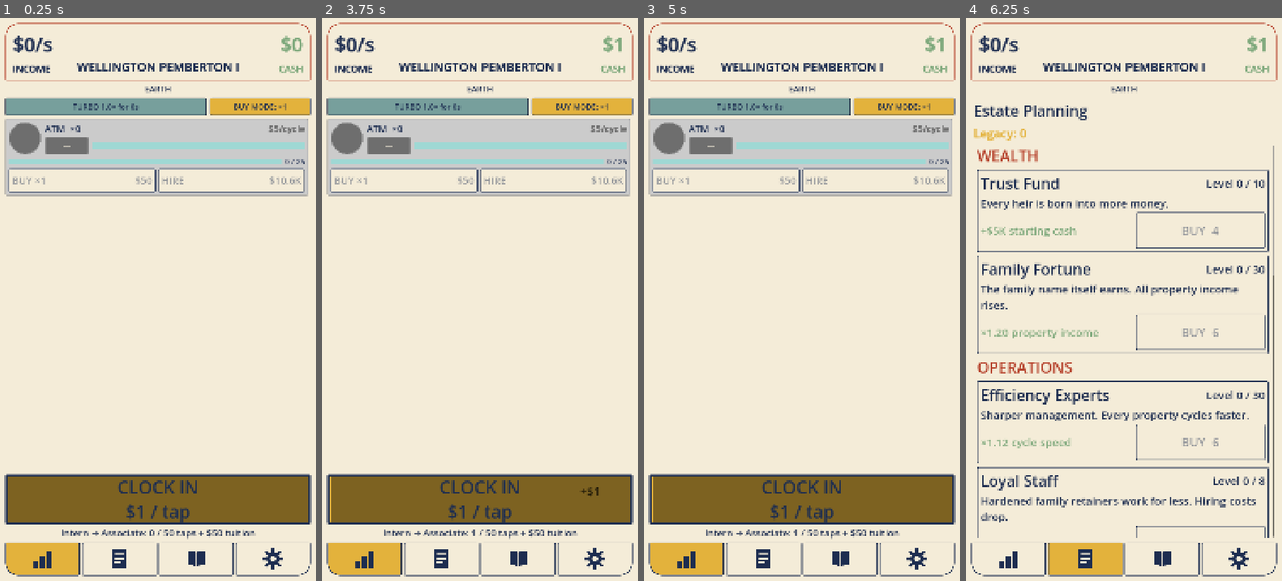
Above: before the commit, frames 1-4 (left to right).
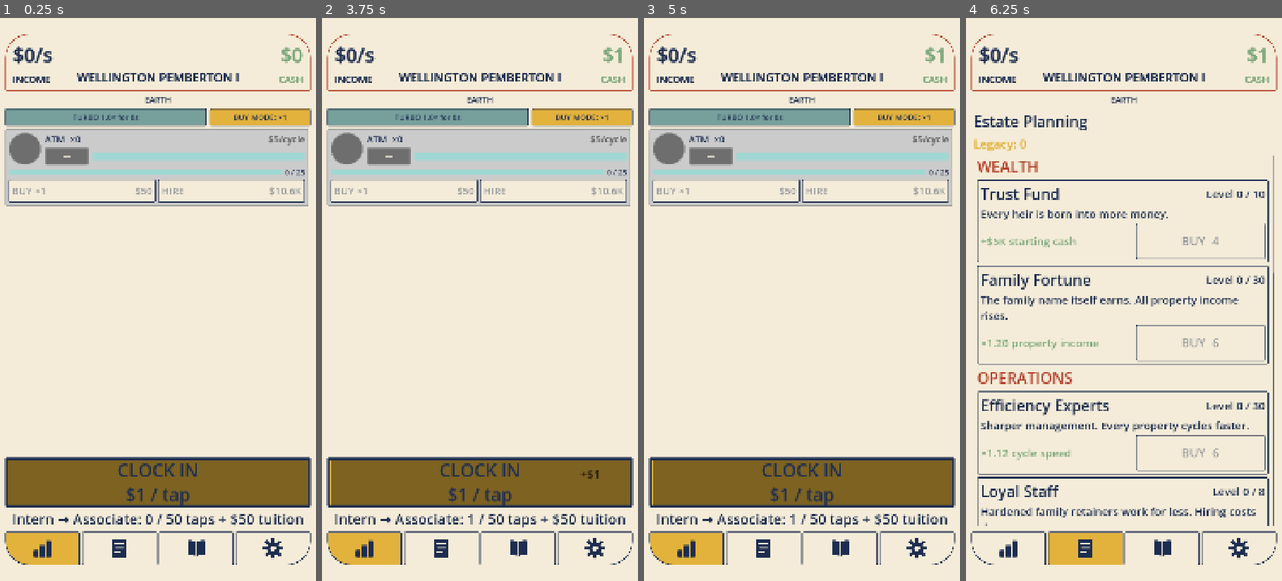
Above: after the commit, the same moments.

Repository: TimGoergen/american-tycoon
Game: Godot game, scene res://Main.tscn
Two runs of this game, one before a commit and one after it. Both use one fixed random seed, a clock stepped at 60 frames per second and the inputs below.
Inputs (mouse positions are in pixels of both pictures, inside the frame that each line leads up to):
- Up to frame 1 (0.25 s): no input
- Up to frame 2 (3.75 s): click "BUY MODE: ×1" at 0.5 s; click "BUY MODE: ×10" at 1.25 s; click "BUY MODE: ×100" at 2 s; click "BUY MODE: MAX" at 2.75 s; click "CLOCK IN $1 / tap" at 3.5 s
- Up to frame 3 (5 s): click (685, 558) at 4.27 s
- Up to frame 4 (6.25 s): click (1007, 547) at 5.02 s; click (1086, 558) at 5.77 s

The runs differ from the first frame. In frame 1, 24% of the frame differs, in the area x 1-99%, y 0-100%; in frame 2, 24%; in frame 3, 24%; in frame 4, 22%.

Commit message:
ui: bigger screen-corner rounding + more top/bottom margin; larger clock-in subtext
On the Pixel 10 Pro XL the income panel and tab bar ran into the screen's curved
corners before their own rounding was visible. Bump SCREEN_CORNER_RADIUS 44 -> 80 and
the Main top/bottom margins 20 -> 56 so the rounded corners seat in the visible flat
area. Also size the wage "clock in" context line 50% above FONT_BODY (32 -> 48).

Co-Authored-By: Claude Opus 4.8 <noreply@anthropic.com>

Diff:
--- a/game/scripts/Main.gd
+++ b/game/scripts/Main.gd
@@ -171,12 +171,16 @@
 	background.set_anchors_preset(Control.PRESET_FULL_RECT)
 	add_child(background)
 
+	# Top/bottom margins are larger than the sides (Tim, 2026-06-22): on the Pixel 10 Pro
+	# XL the hero panel and bottom tab bar otherwise run into the screen's curved corners,
+	# so their own rounding (SCREEN_CORNER_RADIUS) was hidden behind the bezel. Pulling the
+	# top and bottom edges inward seats those rounded corners in the visible flat area.
 	var margin := MarginContainer.new()
 	margin.set_anchors_preset(Control.PRESET_FULL_RECT)
 	margin.add_theme_constant_override("margin_left", 20)
 	margin.add_theme_constant_override("margin_right", 20)
-	margin.add_theme_constant_override("margin_top", 20)
-	margin.add_theme_constant_override("margin_bottom", 20)
+	margin.add_theme_constant_override("margin_top", 56)
+	margin.add_theme_constant_override("margin_bottom", 56)
 	add_child(margin)
 
 	var column := VBoxContainer.new()
--- a/game/scripts/ui/UiPalette.gd
+++ b/game/scripts/ui/UiPalette.gd
@@ -45,7 +45,11 @@
 ## Corner radius (px, 1080-wide design space) for UI that hugs the phone's rounded screen
 ## corners — the income panel's top corners and the outer bottom corners of the edge tab
 ## buttons — so they nest inside the Pixel's screen curve instead of squaring into it.
-const SCREEN_CORNER_RADIUS := 44
+## Bumped 44 -> 80 (Tim, 2026-06-22): on the Pixel 10 Pro XL the old radius was too tight
+## to read — the panel ran into the screen's own curved corner before its rounding showed.
+## A larger radius (paired with the bigger top/bottom screen margins in Main) lands the
+## visible curve in the flat area inside the bezel.
+const SCREEN_CORNER_RADIUS := 80
 
 ## The app-wide Theme: a chunky default font size plus per-control-type defaults, so
 ## any control that does NOT override its own size still reads large (the §1b
--- a/game/scripts/ui/WagePanel.gd
+++ b/game/scripts/ui/WagePanel.gd
@@ -173,7 +173,9 @@
 	# readability (Tim, 2026-06-17).
 	_context_label = Label.new()
 	_context_label.add_theme_color_override("font_color", UiPalette.NAVY)
-	_context_label.add_theme_font_size_override("font_size", UiPalette.FONT_BODY)
+	# Sized 50% above FONT_BODY (32 -> 48) at Tim's request (2026-06-22) so the line under
+	# the big CLOCK IN button reads clearly at arm's length.
+	_context_label.add_theme_font_size_override("font_size", int(UiPalette.FONT_BODY * 1.5))
 	_context_label.horizontal_alignment = HORIZONTAL_ALIGNMENT_CENTER
 	add_child(_context_label)
 
